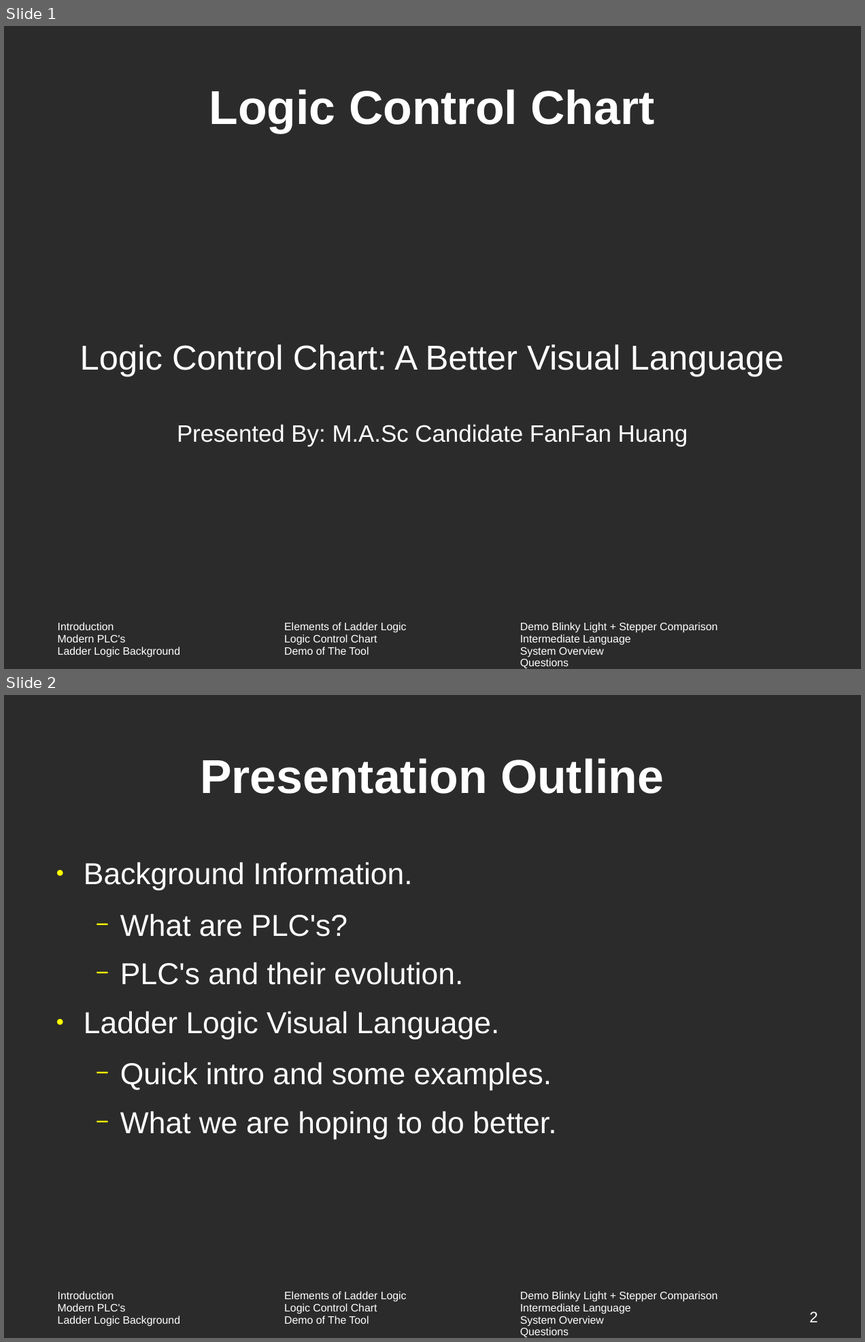
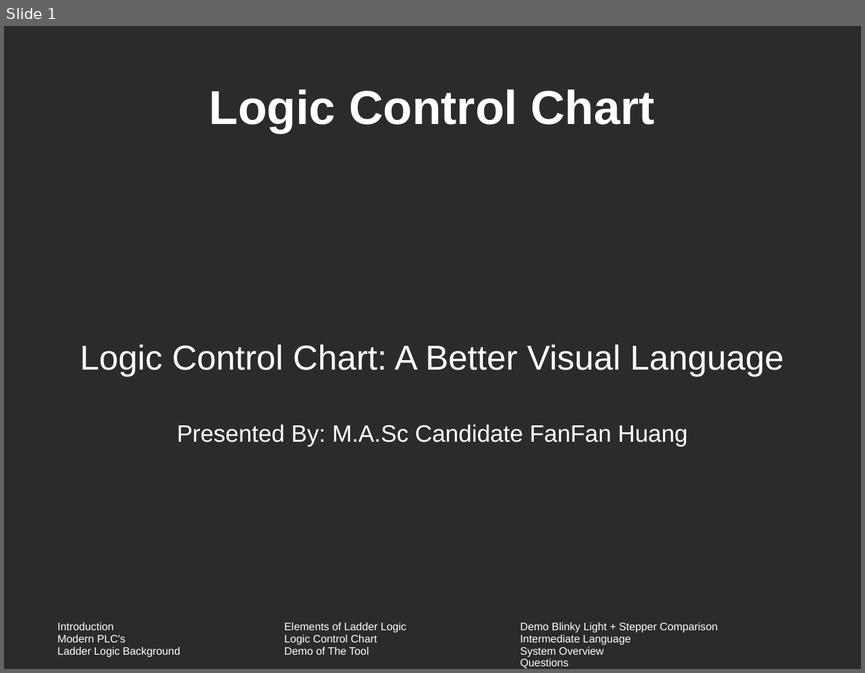
Before and after one commit to vortex-5/plcthesis, a slide deck: presentation/defense.odp. Shown one above the other, each under a label of ours: slides 1 and 2 before the commit, slide 1 after it. The pictures are 865x1342 and 865x673 pixels, drawn with LibreOffice and Linux fonts; fonts in the diff are those of the drawing; background and template pictures are left out; a plain dark background stands for a picture behind light text. Boxes give left, top, right and bottom in pixels: in the first picture for what was removed or moved away, otherwise in the second. Text is boxed around its words. In the diff, an @@ line names an element or a change of style, - is before the commit and + after.

```diff
--- a/presentation/defense.odp
+++ b/presentation/defense.odp
@@ slide 2 removed at [4, 695, 861, 1338], background picture (left out); not listed: 1 template element that a slide beside it also shows @@
@@ title removed at [200, 758, 664, 794] @@
-Presentation Outline
@@ text removed at [84, 862, 556, 1139] @@
-● Background Information.
-  − What are PLC's?
-  − PLC's and their evolution.
-● Ladder Logic Visual Language.
-  − Quick intro and some examples.
-  − What we are hoping to do better.
@@ page number removed at [809, 1311, 817, 1322] @@
-2
```
Also in this commit, not shown: 5 slides changed, 16 slides added, 28 other slides removed, 24 other files.
